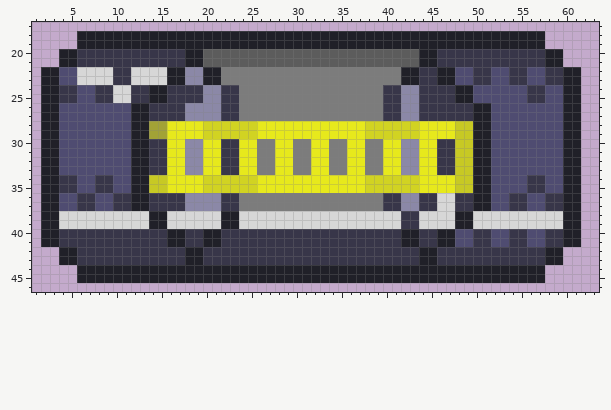
File history of a pixel-art sprite, assets/sprites/items/fuse.png. Above is the file before it was changed.
The file is 64x64 pixels. Colours within 5 levels of each other are drawn and written as one. Shown: x 1..63, y 17..46.
After the commit:
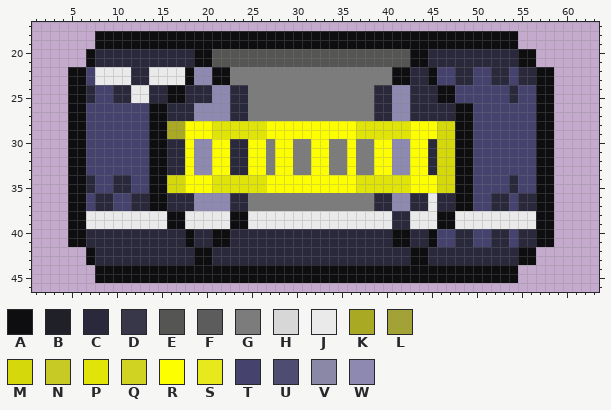
Palette (. is transparent): A #0e0e11  B #202028  C #2a283b  D #383649  E #555554  F #5c5c5c  G #7c7c7c  H #d7d7d7  J #eaeaeb  K #a9a924  L #a2a236  M #d5d80b  N #c7c924  P #e1e409  Q #d1d322  R #fdff00  S #e7e91c  T #45426e  U #4f4c71  V #8b88a7  W #8d89b1
Diff:
Changed rows in their new state; - is an unchanged pixel.
first column x 2:
18 ----..AAAAAAAAAAAAAAAAAAAAAAAAAAAAAAAAAAAAAAAAAAAAAAA...----
19 ----..AAAAAAAAAAAAAAAAAAAAAAAAAAAAAAAAAAAAAAAAAAAAAAA...----
20 --...ACCCCCCCCCCCAAEEEEEEEEEEEEEEEEEEEEEEAACCCCCCCCCCAA...--
21 --...ACCCCCCCCCCCAAEEEEEEEEEEEEEEEEEEEEEEAACCCCCCCCCCAA...--
22 ...AATJJJJCCJJJJAWWAA------------------AACCATTCCTTCCTCCAA...
23 ...AATJJJJCCJJJJAWWAA------------------AACCATTCCTTCCTCCAA...
24 ...AACTTCCJJCCAACCCWWCC--------------CCWWCCCAATTTTTTCTTAA...
25 ...AACTTCCJJCCAACCCWWCC--------------CCWWCCCAATTTTTTCTTAA...
26 ...AATTTTTTTAACCCWWWWCC--------------CCWWCCCCCAATTTTTTTAA...
27 ...AATTTTTTTAACCCWWWWCC--------------CCWWCCCCCAATTTTTTTAA...
28 ...AATTTTTTTAAKKRRRPPPPPPRRRRRRRRRRPPPPPPRRRMMAATTTTTTTAA...
29 ...AATTTTTTTAAKKRRRPPPPPPRRRRRRRRRRPPPPPPRRRMMAATTTTTTTAA...
30 ...AATTTTTTTAACCRWWRRCCRR-RR--RR--RG-RRWWRRCMMAATTTTTTTAA...
31 ...AATTTTTTTAACCRWWRRCCRR-RR--RR--RG-RRWWRRCMMAATTTTTTTAA...
32 ...AATTTTTTTAACCRWWRRCCRR-RR--RR--RG-RRWWRRCMMAATTTTTTTAA...
33 ...AATTTTTTTAACCRWWRRCCRR-RR--RR--RG-RRWWRRCMMAATTTTTTTAA...
34 ...AACTTCCTTAAMMRRRPPPPPPRRRRRRRRRRPPPPPPRRRMMAATTTTCTTAA...
35 ...AACTTCCTTAAMMRRRPPPPPPRRRRRRRRRRPPPPPPRRRMMAATTTTCTTAA...
36 ...AATCCTTCCAACCCWWWWCC--------------CCWWCCJCCAATTCCTCCAA...
37 ...AATCCTTCCAACCCWWWWCC--------------CCWWCCJCCAATTCCTCCAA...
38 ...AAJJJJJJJJJAAJJJJJAAJJJJJJJJJJJJJJJJCCJJJAAJJJJJJJJJAA...
39 ...AAJJJJJJJJJAAJJJJJAAJJJJJJJJJJJJJJJJCCJJJAAJJJJJJJJJAA...
40 ...AACCCCCCCCCCCACCAACCCCCCCCCCCCCCCCCCAACCATTCCTTCCTCCAA...
41 ...AACCCCCCCCCCCACCAACCCCCCCCCCCCCCCCCCAACCATTCCTTCCTCCAA...
42 --...ACCCCCCCCCCCAACCCCCCCCCCCCCCCCCCCCCCAACCCCCCCCCCAA...--
43 --...ACCCCCCCCCCCAACCCCCCCCCCCCCCCCCCCCCCAACCCCCCCCCCAA...--
44 ----..AAAAAAAAAAAAAAAAAAAAAAAAAAAAAAAAAAAAAAAAAAAAAAA...----
45 ----..AAAAAAAAAAAAAAAAAAAAAAAAAAAAAAAAAAAAAAAAAAAAAAA...----
Pixel boxes of the changes (left, top, right, bottom) in both pictures:
changed: (41, 31, 581, 283)
